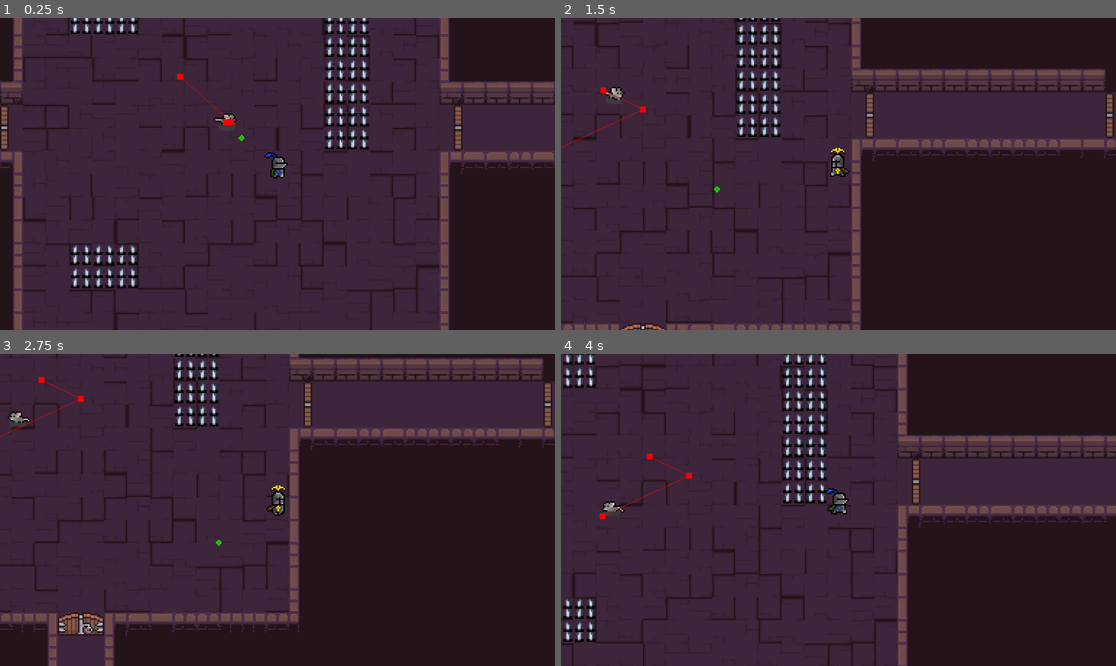
Above: before the commit, frames 1-4 (two rows, left to right).
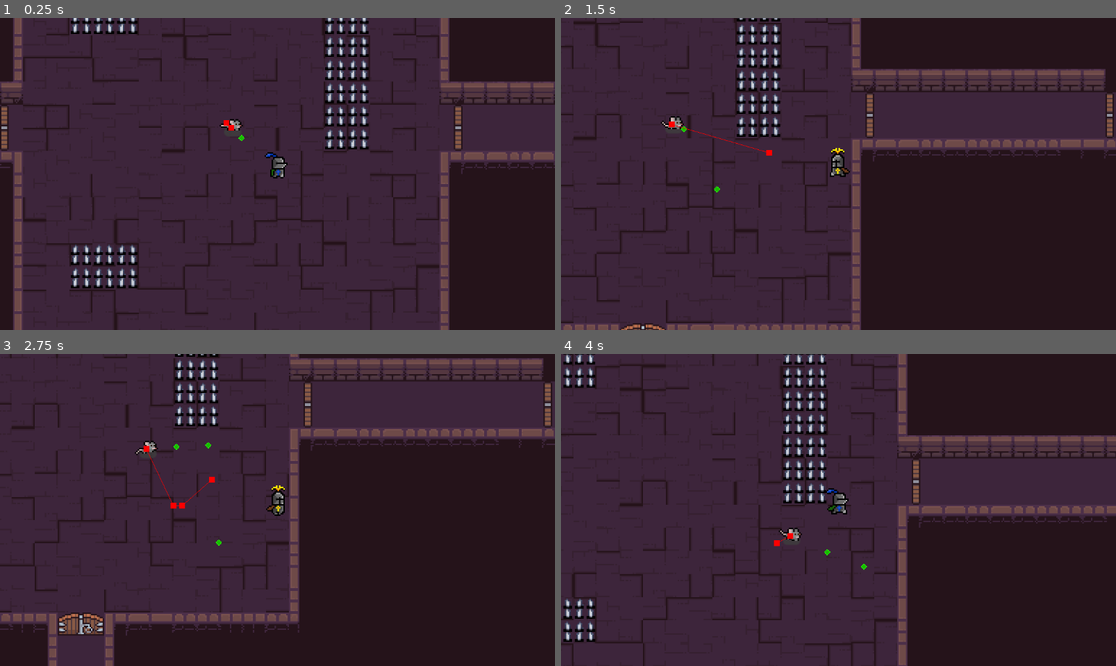
Above: after the commit, the same moments.

Repository: Mlee671/too-many-cats-
Game: Godot game, scene res://main/main.tscn
The game is run twice, just before and just after one commit, with the same random seed, the same clock (stepped at 60 frames per second) and the same inputs.
Inputs (mouse positions are in pixels of both pictures, inside the frame that each line leads up to):
- Up to frame 1 (0.25 s): no input
- Up to frame 2 (1.5 s): move the mouse to (960, 158) at 0.52 s; hold Right (right) 0.53-1.28 s; tap Space (ability) at 0.6 s; move the mouse to (727, 189) at 1.27 s; hold S (down) from 1.28 s (still down); right-click (727, 189) at 1.35 s
- Up to frame 3 (2.75 s): move the mouse to (333, 441) at 2.02 s; release S (down) at 2.03 s; press the mouse at (333, 441) at 2.03 s; hold Right (right) from 2.03 s (still down)
- Up to frame 4 (4 s): move the mouse to (810, 572) at 2.77 s; release Right (right) at 2.78 s; release the mouse at (810, 572) at 2.78 s; hold W (up) 2.78-3.53 s; tap Space (ability) at 2.85 s; move the mouse to (1005, 556) at 3.52 s; hold A (left) from 3.53 s (still down); right-click (1005, 556) at 3.6 s

The runs differ from the first frame. In frame 1, 0.2% of the frame differs, in the area x 31-44%, y 17-37%; in frame 2, 0.4%; in frame 3, 0.4%, in the area x 0-39%, y 7-50%; in frame 4, 0.4%.

Commit message:
projectile registers when colliding with player, triggers player dummy function take_damage. Fixed attack pathfinding to be relative to player position

Diff:
--- a/entities/enemy/basic_ranged/basic_ranged_enemy.gd
+++ b/entities/enemy/basic_ranged/basic_ranged_enemy.gd
@@ -15,7 +15,7 @@
 func attack_logic(delta: float) -> void:
 	var maintain_dist := 50.0
 	var player_enemy_direction := (global_position - raycast_target.global_position).normalized()
-	nav_agent.target_position = player_enemy_direction * maintain_dist
+	nav_agent.target_position = raycast_target.global_position + (player_enemy_direction * maintain_dist)
 
 	var new_velocity: Vector2 = (
 			(nav_agent.get_next_path_position() - global_position)
--- a/entities/enemy/components/attacks/projectile.gd
+++ b/entities/enemy/components/attacks/projectile.gd
@@ -4,6 +4,7 @@
 @onready var lifespan := $Timer
 
 var velocity := Vector2.ZERO
+var damage := 10
 
 # Called when the node enters the scene tree for the first time.
 func _ready() -> void:
@@ -18,6 +19,9 @@
 func _on_body_entered(body: Node2D) -> void:
 	if body is not main_character:
 		queue_free()
+	else:
+		queue_free()
+		body.take_damage(damage)
 
 
 func _on_end_lifespan() -> void:
--- a/entities/player/main_character.gd
+++ b/entities/player/main_character.gd
@@ -95,6 +95,10 @@
 	get_parent().add_child(spawn)
 	stats.shots_fired += 1
 
+func take_damage(amount: int):
+	print("[DEBUG] Player taken ", amount, " damage")
+	pass
+
 ## Sets run animation when in motion, otherwise idle animation.
 func handle_animation():
 	if velocity.length_squared() > 0.5:
